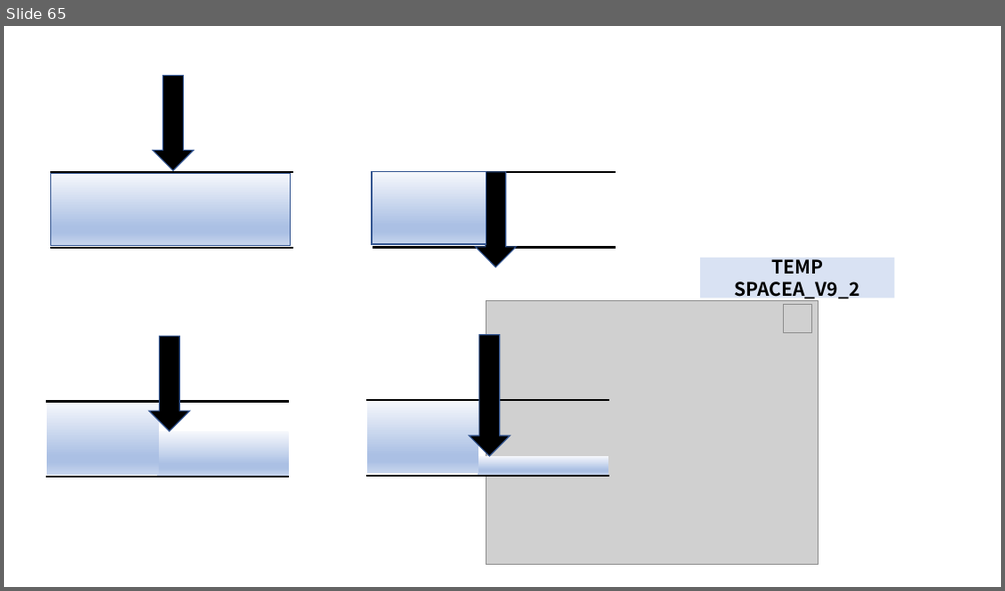
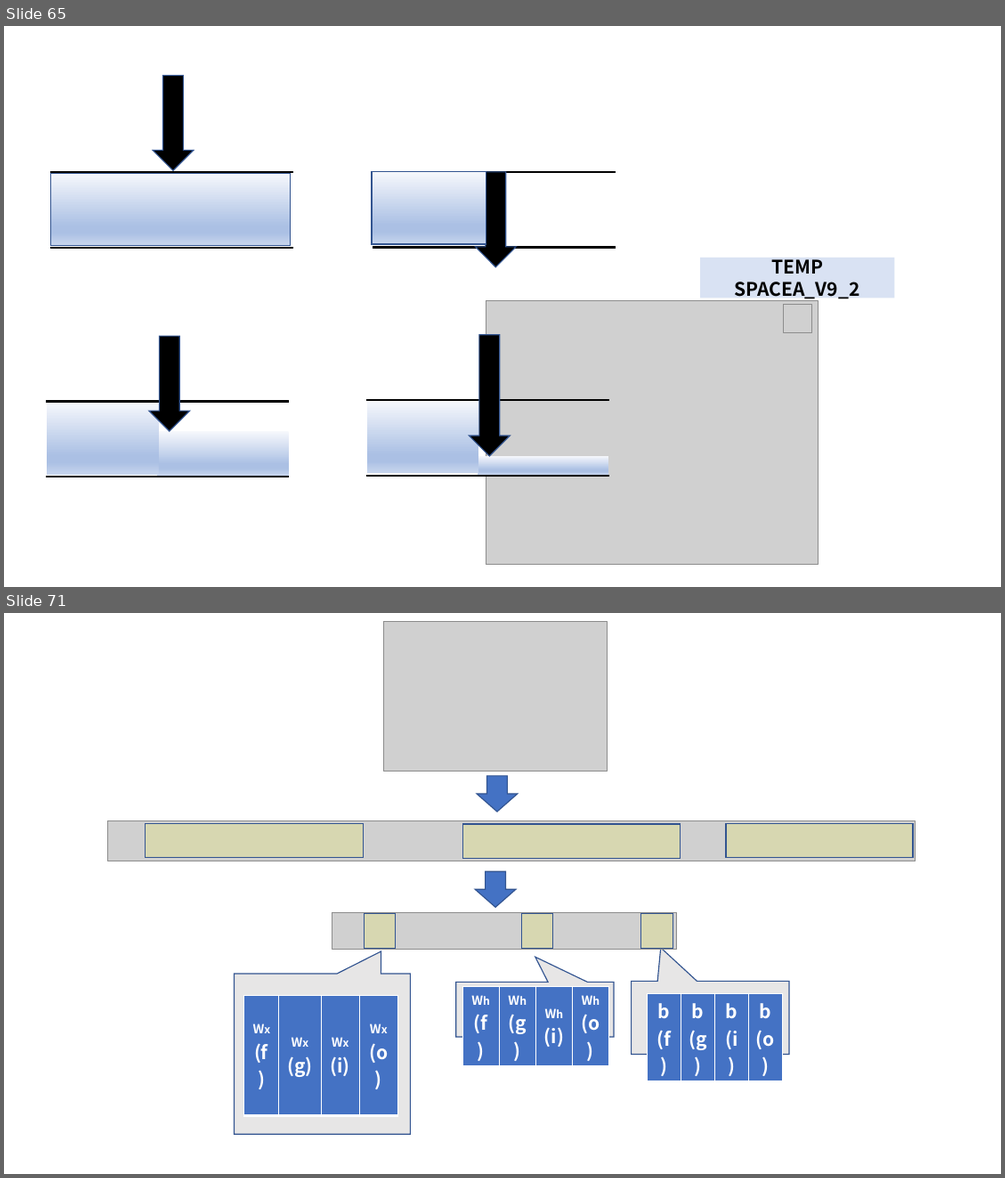
Before and after one commit to DeepHaeJoong/DeepLearningFromScratch_II, a slide deck: 연습용 II.pptm. Shown one above the other, each under a label of ours: slide 65 before the commit, slides 65 and 71 after it; the slides between them are not shown. The pictures are 1005x591 and 1005x1178 pixels, drawn with LibreOffice and Linux fonts; fonts in the diff are those of the drawing; grey boxes stand for pictures. Boxes give left, top, right and bottom in pixels: in the first picture for what was removed or moved away, otherwise in the second. Text is boxed around its words. In the diff, an @@ line names an element or a change of style, - is before the commit and + after.

```diff
--- a/연습용 II.pptm
+++ b/연습용 II.pptm
@@ slide 71 added at (4, 613, 1001, 1174), background #FFFFFF @@
@@ picture added at (383, 622, 607, 771) @@
@@ right arrow added at (477, 775, 518, 811), fill #4472C4, outline #325491 1 pt @@
@@ picture added at (108, 821, 915, 861) @@
@@ rectangle added at (146, 823, 363, 858), fill #FFFF00 at 15% opacity, outline #325491 1 pt @@
@@ rectangle added at (462, 824, 680, 859), fill #FFFF00 at 15% opacity, outline #325491 1 pt @@
@@ rectangle added at (727, 823, 914, 858), fill #FFFF00 at 15% opacity, outline #325491 1 pt @@
@@ right arrow added at (475, 871, 516, 907), fill #4472C4, outline #325491 1 pt @@
@@ picture added at (332, 913, 676, 949) @@
@@ rectangle added at (364, 914, 395, 948), fill #FFFF00 at 15% opacity, outline #325491 1 pt @@
@@ rectangle added at (521, 914, 553, 948), fill #FFFF00 at 15% opacity, outline #325491 1 pt @@
@@ rectangle added at (641, 914, 672, 948), fill #FFFF00 at 15% opacity, outline #325491 1 pt @@
@@ speech box added at (235, 973, 411, 1134), fill #E7E6E6, outline #325491 1 pt @@
@@ speech box added at (455, 981, 614, 1037), fill #E7E6E6, outline #325491 1 pt @@
@@ speech box added at (631, 981, 789, 1054), fill #E7E6E6, outline #325491 1 pt @@
@@ table added at (244, 995, 397, 1116), 1 rows, 4 columns @@
+Wx / (f) | Wx / (g) | Wx / (i) | Wx / (o)
@@ table added at (462, 987, 609, 1050), 1 rows, 4 columns @@
+Wh / (f) | Wh / (g) | Wh / (i) | Wh / (o)
@@ table added at (647, 994, 782, 1054), 1 rows, 4 columns @@
+b / (f) | b / (g) | b / (i) | b / (o)
```
Also in this commit, not shown: 5 other slides added, 8 other files.
